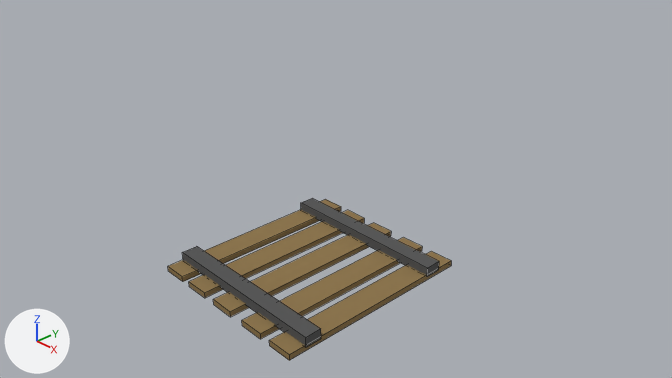
The Blender file Washed Up Wizard/Assets/Models/Environment/Frozen Tundra/Mine track straight piece.blend as it was, and as the next commit left it.
The view is the same before and after, from the file's camera 'Camera'. The lights are fixed; the arrows at lower left show +X, +Y and +Z. Mesh edges are drawn as thin lines.

Objects in the first picture: 'bottom', 'top'.
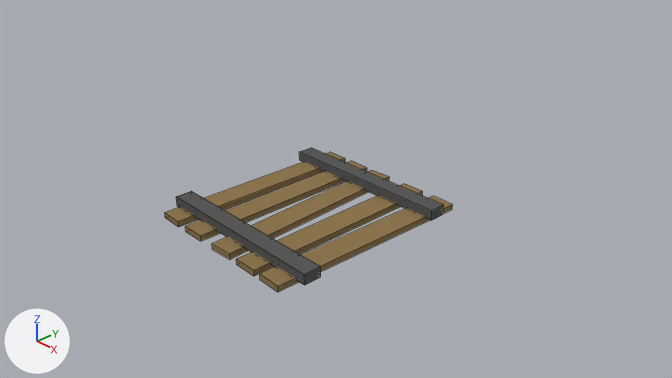
Where the newer file only moved an object's origin or applied its transform, the numbers keep the older frame.

Where the change shows, as pixel boxes [x1, y1, x2, y2] in the pictures (672 x 378 px; the box of a moved part takes in the faces that stretch with it):
'bottom', reshaped, moved, rescaled (13% shorter): before [168, 199, 451, 360]; after [165, 152, 452, 292]
'top', reshaped (8% shorter): before [182, 198, 439, 347]; after [176, 148, 444, 285]
part 1 of me_cube_001, moved or reshaped: before [182, 247, 321, 347]; after [176, 191, 321, 285]
part 2 of me_cube_001, moved or reshaped: before [301, 198, 439, 277]; after [299, 148, 444, 220]
part 3 of me_cube, moved or reshaped: before [189, 210, 364, 298]; after [185, 161, 367, 241]
part 4 of me_cube, moved or reshaped: before [242, 237, 422, 339]; after [236, 184, 422, 276]
part 5 of me_cube, moved or reshaped: before [213, 223, 451, 360]; after [212, 170, 452, 292]
part 6 of me_cube, moved or reshaped: before [168, 199, 341, 282]; after [165, 152, 345, 227]

Patch to the scene script:
```diff
--- a/Washed Up Wizard/Assets/Models/Environment/Frozen Tundra/Mine track straight piece.blend.py
+++ b/Washed Up Wizard/Assets/Models/Environment/Frozen Tundra/Mine track straight piece.blend.py
@@ me_cube_001 @@
 me_cube_001.from_pydata(...)  # 16 vertices, 12 faces; spans x -0.722..0.694, y -0.09..1.227, z -0.009..0.068
 # used by ob_top; location = (0.0, -1.2, -0.93); scale = (2.11, 2.11, 2.11)
+# me_cube_001 part 1
+for i in [2, 3, 6, 7]: me_cube_001.vertices[i].co += Vector((-0.003, 0.0, 0.474))
+for i in [0, 1, 4, 5]: me_cube_001.vertices[i].co += Vector((0.003, 0.0, 0.474))
+# me_cube_001 part 2
+for i in [10, 11, 14, 15]: me_cube_001.vertices[i].co += Vector((-0.003, 0.0, 0.474))
+for i in [8, 9, 12, 13]: me_cube_001.vertices[i].co += Vector((0.003, 0.0, 0.474))
 me_cube_001.materials.append(mat_material_001)
@@ me_cube @@
 # used by ob_bottom; location = (-0.43, -1.04, 0.26); scale = (1.81, 1.81, 1.81)
-me_cube.from_pydata(...)  # 40 vertices, 30 faces; spans x -0.6..1.04, y -0.35..1.52, z -0.71..-0.66
-me_cube.vertices[16].co = (0.32, -0.35, -0.66)  # pixel (229, 311)
-me_cube.vertices[17].co = (0.32, 1.52, -0.66)  # pixel (391, 231)
-me_cube.vertices[18].co = (0.09, 1.52, -0.66)  # pixel (373, 222)
-me_cube.vertices[19].co = (0.09, -0.35, -0.71)  # pixel (213, 304)
-me_cube.vertices[20].co = (0.09, -0.35, -0.66)  # pixel (213, 299)
-me_cube.vertices[21].co = (0.32, -0.35, -0.71)  # pixel (230, 317)
-me_cube.vertices[22].co = (0.32, 1.52, -0.71)  # pixel (390, 235)
-me_cube.vertices[23].co = (0.09, 1.52, -0.71)
-me_cube.vertices[32].co = (1.04, -0.35, -0.66)  # pixel (289, 354)
-me_cube.vertices[33].co = (1.04, 1.52, -0.66)  # pixel (451, 260)
-me_cube.vertices[34].co = (0.81, 1.52, -0.66)  # pixel (431, 251)
-me_cube.vertices[35].co = (0.81, -0.35, -0.71)  # pixel (269, 345)
-me_cube.vertices[36].co = (0.81, -0.35, -0.66)  # pixel (269, 340)
-me_cube.vertices[37].co = (1.04, -0.35, -0.71)  # pixel (289, 360)
-me_cube.vertices[38].co = (1.04, 1.52, -0.71)  # pixel (451, 265)
-me_cube.vertices[39].co = (0.81, 1.52, -0.71)
+me_cube.from_pydata(...)  # 40 vertices, 30 faces; spans x -1.43..1.39, y -1.68..1.72, z -0.02..0.07
+# me_cube part 3: the loose piece of 8 vertices spanning x -0.27..-0.04, y -0.35..1.52, z -0.71..-0.66 is scaled about its middle by (1.67, 1.81, 1.81), then moved by (-0.51, -0.57, 0.71)
+# me_cube part 4: the loose piece of 8 vertices spanning x 0.47..0.7, y -0.35..1.52, z -0.71..-0.66 is scaled about its middle by (1.67, 1.81, 1.81), then moved by (-0.01, -0.57, 0.71)
+# me_cube part 5
+me_cube.vertices[16].co = (0.21, -1.66, 0.07)  # pixel (229, 253)
+me_cube.vertices[17].co = (0.04, 1.72, 0.07)  # pixel (389, 176)
+me_cube.vertices[18].co = (-0.34, 1.7, 0.07)  # pixel (371, 170)
+me_cube.vertices[19].co = (-0.17, -1.68, -0.02)  # pixel (212, 249)
+me_cube.vertices[20].co = (-0.17, -1.68, 0.07)  # pixel (211, 243)
+me_cube.vertices[21].co = (0.21, -1.66, -0.02)  # pixel (229, 259)
+me_cube.vertices[22].co = (0.04, 1.72, -0.02)  # pixel (388, 181)
+me_cube.vertices[23].co = (-0.34, 1.7, -0.02)
+me_cube.vertices[32].co = (1.28, -1.68, 0.07)  # pixel (277, 286)
+me_cube.vertices[33].co = (1.39, 1.71, 0.07)  # pixel (452, 204)
+me_cube.vertices[34].co = (1.0, 1.72, 0.07)  # pixel (433, 195)
+me_cube.vertices[35].co = (0.89, -1.67, -0.02)  # pixel (259, 279)
+me_cube.vertices[36].co = (0.89, -1.67, 0.07)  # pixel (259, 273)
+me_cube.vertices[37].co = (1.28, -1.68, -0.02)  # pixel (277, 292)
+me_cube.vertices[38].co = (1.39, 1.71, -0.02)  # pixel (451, 209)
+me_cube.vertices[39].co = (1.0, 1.72, -0.02)
+# me_cube part 6: 8 of 40 vertices moved; they spanned x -0.6..-0.37, y -0.35..1.52, z -0.71..-0.66 and now span x -1.43..-1.0, y -1.68..1.72, z -0.02..0.07; mean shift (-0.73, -0.57, 0.71); largest move (-0.6, -0.35, -0.66) -> (-1.43, -1.67, 0.07)
 me_cube.materials.append(mat_material)
@@ ob_bottom @@
 ob_bottom = bpy.data.objects.new('bottom', me_cube)
-ob_bottom.location = (-0.43, -1.04, 0.26)
-ob_bottom.scale = (1.81, 1.81, 1.81)
+ob_bottom.location = (0.0, 0.0, 0.0)
```
